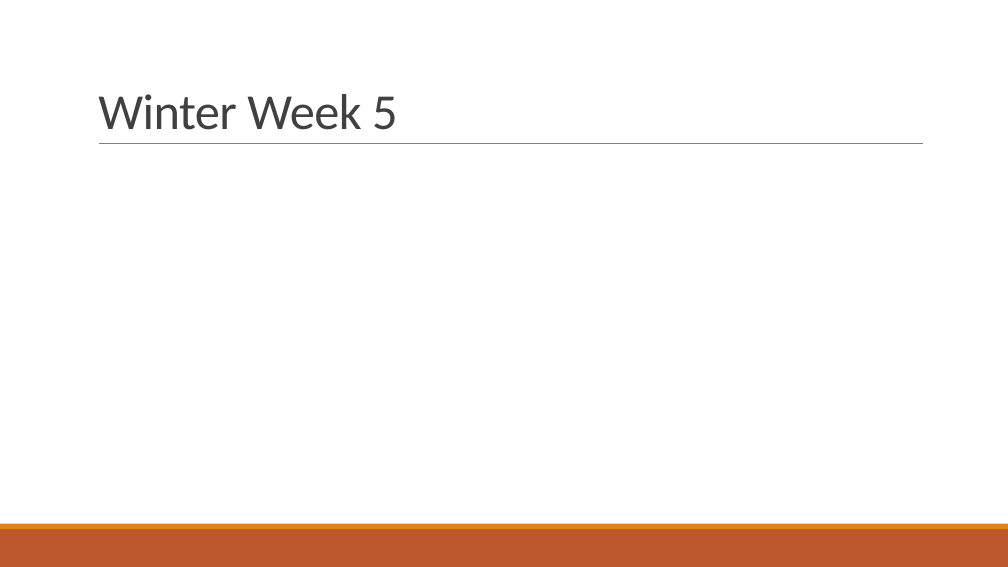
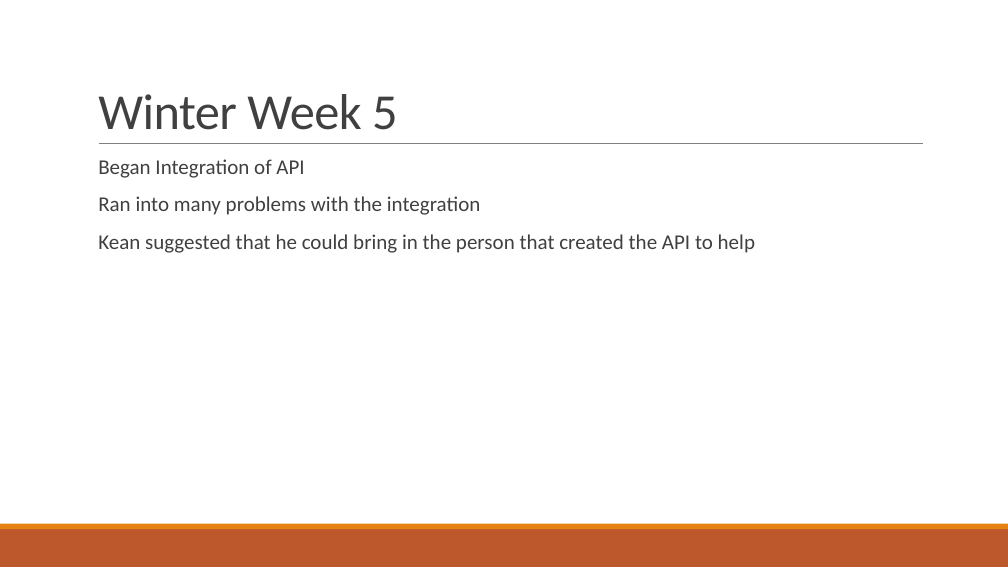
Before and after one commit to gonsalvg/Capstone-Forge-App, a slide deck: slide 37 of Project Documents/Progress Report 2/Progress report.pptx (slide 33 before the commit). Drawn at 1008x567 pixels with LibreOffice and Linux fonts; fonts in the diff are those of the drawing. Boxes give left, top, right and bottom in pixels: in the first picture for what was removed or moved away, otherwise in the second. Text is boxed around its words. In the diff, an @@ line names an element or a change of style, - is before the commit and + after.

```diff
--- a/Project Documents/Progress Report 2/Progress report.pptx
+++ b/Project Documents/Progress Report 2/Progress report.pptx
@@ text added at box(98, 159, 755, 253), 20 pt, text #404040 @@
+  Began Integration of API
+  Ran into many problems with the integration
+  Kean suggested that he could bring in the person that created the API to help
```
Also in this commit, not shown: 7 other slides changed, 4 slides added, 1 other file.
